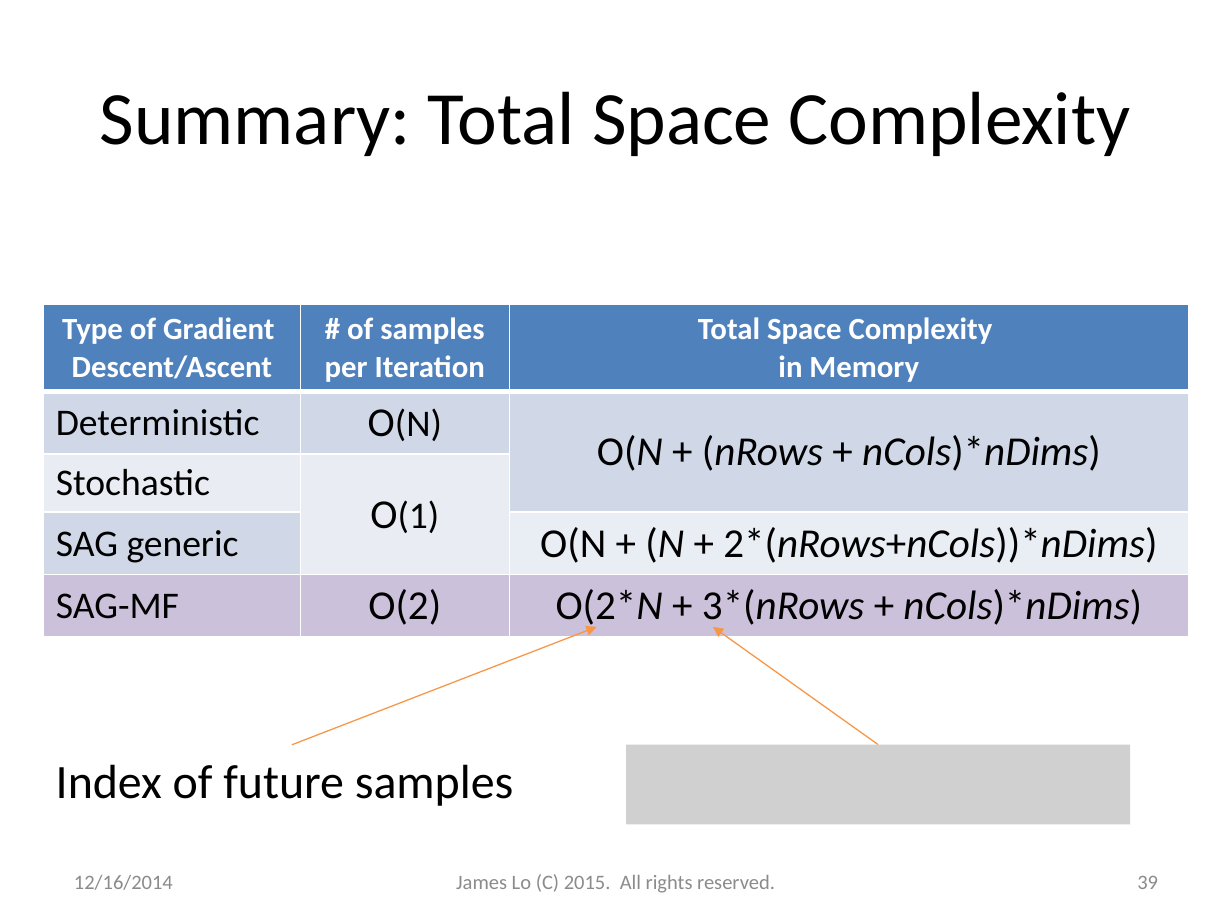
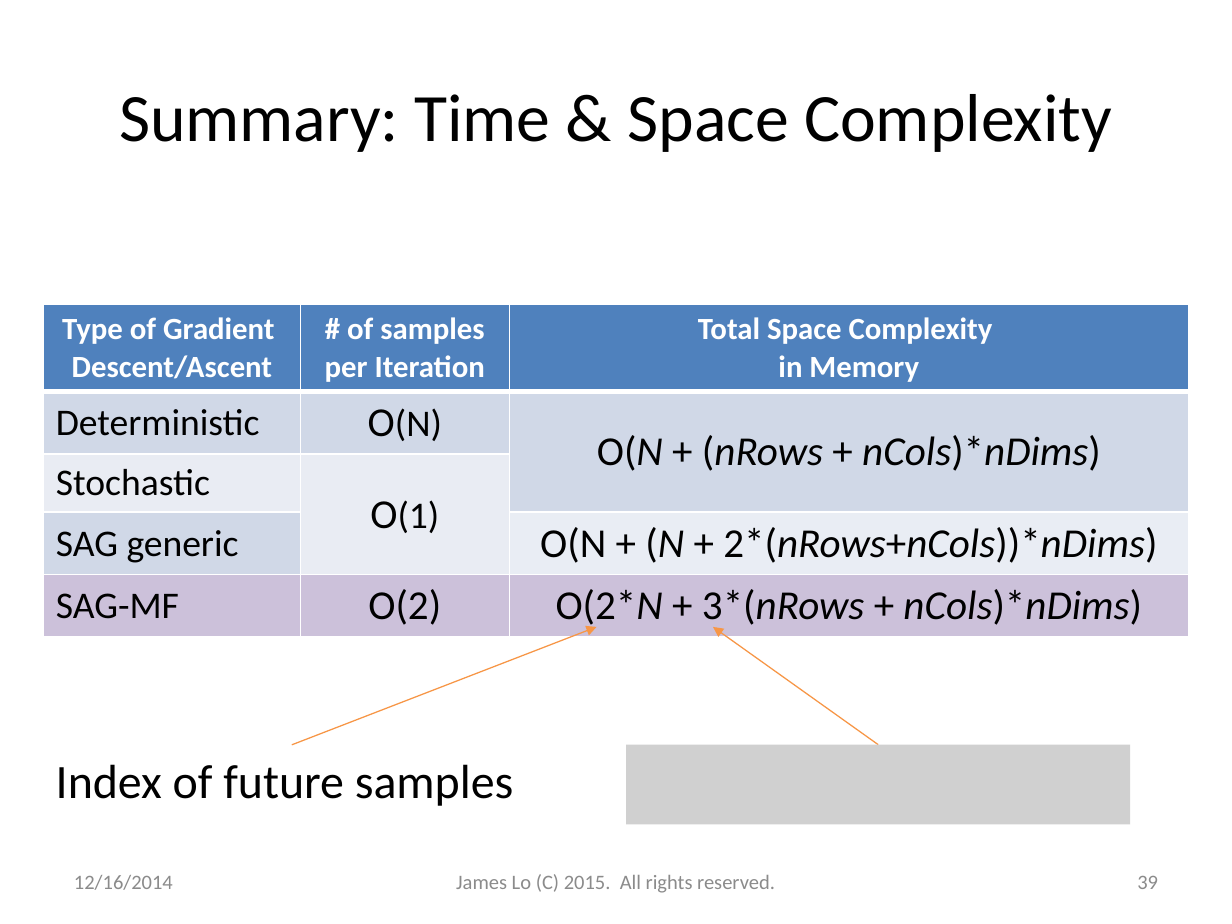
Before and after one commit to jamestklo/MatrixFactorizationMatlab, a slide deck: slide 39 of cs534L-SAGmf.pptx. Drawn at 1232x924 pixels with LibreOffice and Linux fonts; fonts in the diff are those of the drawing; grey boxes stand for pictures. Boxes give left, top, right and bottom in pixels: in the first picture for what was removed or moved away, otherwise in the second. Text is boxed around its words. In the diff, an @@ line names an element or a change of style, - is before the commit and + after.

```diff
--- a/cs534L-SAGmf.pptx
+++ b/cs534L-SAGmf.pptx
@@ title at (119,94,1112,152): text changed; size 44 to 39.6 pt @@
-Summary: Total Space Complexity
+Summary: Time & Space Complexity
```
Also in this commit, not shown: 5 other slides changed, 4 other files.
